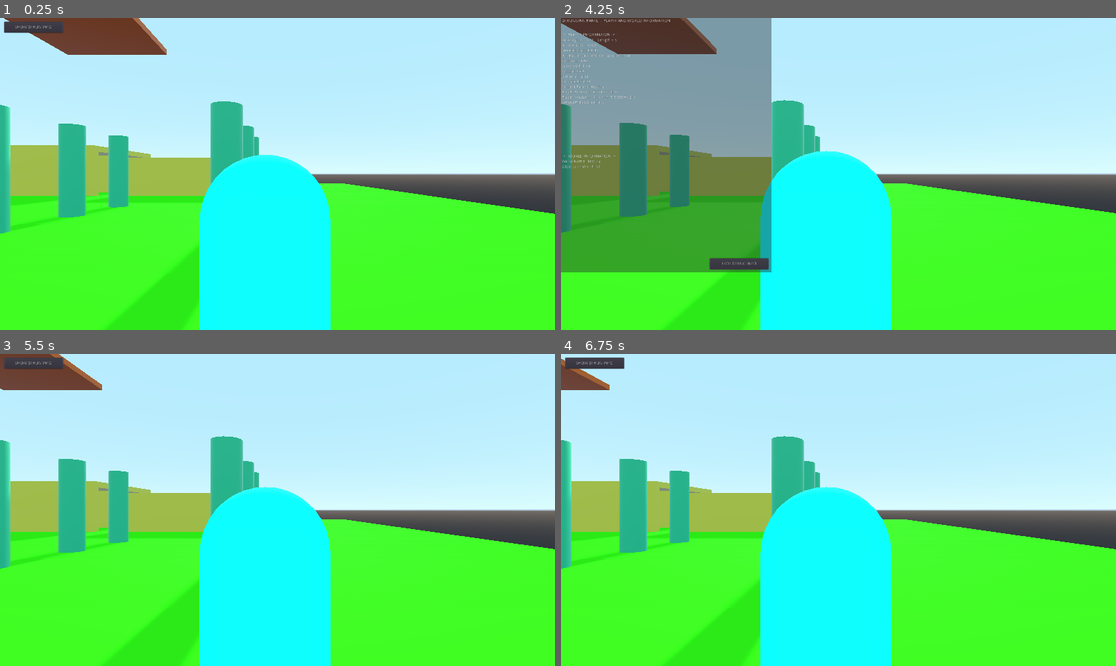
Above: before the commit, frames 1-4 (two rows, left to right).
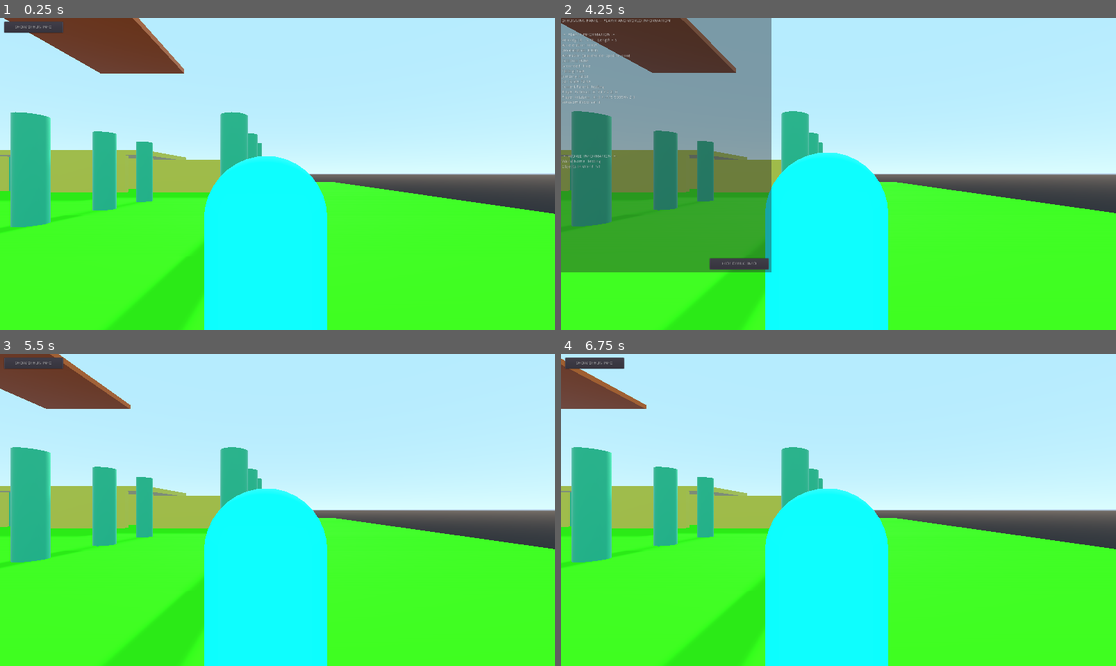
Above: after the commit, the same moments.

Repository: binaryorange/ECC
Game: Godot game, scene res://Testing.tscn
Same seed, same stepped clock (60 frames per second), same inputs: the game is played once before the commit and once after it.
Inputs (mouse positions are in pixels of both pictures, inside the frame that each line leads up to):
- Up to frame 1 (0.25 s): no input
- Up to frame 2 (4.25 s): click "SHOW DEBUG INFO" at 0.5 s; click "HIDE DEBUG INFO" at 1.25 s; click "SHOW DEBUG INFO" at 2 s; click "HIDE DEBUG INFO" at 2.75 s; click "SHOW DEBUG INFO" at 3.5 s
- Up to frame 3 (5.5 s): click "HIDE DEBUG INFO" at 4.25 s; move the mouse to (399, 494) at 5.02 s; hold Mouse wheel up (mouse_zoom_in) from 5.03 s (still down); click (399, 494) at 5.17 s
- Up to frame 4 (6.75 s): move the mouse to (727, 525) at 5.77 s; release Mouse wheel up (mouse_zoom_in) at 5.78 s; tap Mouse wheel down (mouse_zoom_out) at 5.85 s; click (727, 525) at 5.92 s; move the mouse to (894, 441) at 6.52 s; hold Mouse wheel up (mouse_zoom_in) from 6.53 s (still down); click (894, 441) at 6.67 s

The runs differ from the first frame. In frame 1, 9.7% of the frame differs, in the area x 0-66%, y 10-100%; in frame 2, 9.6%; in frame 3, 9.7%, in the area x 0-83%, y 9-100%; in frame 4, 9.5%.
Error in both runs: Invalid get index 'name' (on base: 'Nil'). (res://Debug.gd:35)

Commit message:
General Tweakery

Diff:
--- a/ECC_TPController/ECC_TPController.gd
+++ b/ECC_TPController/ECC_TPController.gd
@@ -30,11 +30,14 @@
 # export our minimum camera distance
 export (float) var MinViewCamDistance = 1.0
 
-# export our clip offset multiplier
-export (float) var ClipOffsetMultiplier = 1.075
-
-# export our view cam distance modifier
-export (float) var ViewCamDistanceModifier = 1.05
+# export our clip cam z adjuster
+export (float) var ClipCamZAdjuster = 3
+
+# export our view cam offset adjuster
+export (float) var ViewCamZAdjuster = 1
+
+# export our clip distance adjuster
+export (float) var ClipDistanceAdjuster = 2
 
 # allow the user to choose if there's a follow delay or not
 export (bool) var EnableFollowDelay = false
@@ -91,7 +94,6 @@
 var distance = 0.0
 var new_distance = 0.0
 var clip_offset = 0.0
-var new_clip = -1
 
 var view_cam_z = 0
 
@@ -116,9 +118,9 @@
 	# set raycaster as toplevel
 	$ConfinedSpaceCheck.set_as_toplevel(true)
 
+	# store the position offset of the raycast node
 	raycast_offset = $ConfinedSpaceCheck.global_transform.origin - player.global_transform.origin
 
-	# store the position offset of the raycast node
 
 	# store the offset of the gimbal relative to its parent node
 	gimbal_offset = self.transform.origin - player.transform.origin
@@ -137,8 +139,12 @@
 	print("Max Zoom Level set to " + str(max_zoom_level))
 
 	# set the default zoom level of the cameras
-	clip_cam.transform.origin.z = zooms[0]
-	view_cam.transform.origin.z -= ViewCamDistanceModifier
+
+	# set the clip camera to be one unit BEHIND of the zoom marker
+	clip_cam.transform.origin.z = zooms[0] + ClipCamZAdjuster
+
+	# set the view camera to be one unit AHEAD of the zoom marker
+	view_cam.transform.origin.z = zooms[0] - ViewCamZAdjuster
 
 	# set the viewcam z
 	view_cam_z = view_cam.transform.origin.z
@@ -159,7 +165,9 @@
 	$ZoomTimer.wait_time = ZoomDelay
 
 	new_lerp_weight = CameraSmoothing
-	distance = zooms[0]
+
+	# set the default distance
+	distance = view_cam_z
 
 # Called every frame. 'delta' is the elapsed time since the previous frame.
 func _physics_process(delta):
@@ -229,7 +237,7 @@
 		self.global_transform.origin = player.global_transform.origin + gimbal_offset
 
 	# position the clip cam
-	clip_cam.transform.origin.z = zooms[zoom]
+	clip_cam.transform.origin.z = zooms[zoom] + ClipCamZAdjuster
 
 
 func _rotate_camera(delta):
@@ -277,28 +285,29 @@
 	if can_clip:
 
 		# set the new distance
-		new_distance = zooms[zoom] - ViewCamDistanceModifier - clip_offset + new_clip * ClipOffsetMultiplier
+		new_distance = zooms[zoom] - ViewCamZAdjuster - clip_offset - ClipDistanceAdjuster
 
 		# check the new distance. If it is less than the current distance, immediately clip to the new distance
 		if new_distance < view_cam_z:
 			view_cam_z = new_distance
 	else:
 		# set the new distance
-		new_distance = zooms[zoom] - ViewCamDistanceModifier - clip_offset + new_clip * ClipOffsetMultiplier
+		new_distance = zooms[zoom] - ViewCamZAdjuster - clip_offset - ClipDistanceAdjuster
 
 		# lerp the camera backwards with the clip offset in mind because there *IS* a collision, it's just
 		# not registering yet but we know it will
 		if clipping and new_distance >= view_cam_z:
 
 			# set distance with clip offset in mind
-			distance = zooms[zoom] - ViewCamDistanceModifier - clip_offset + new_clip * ClipOffsetMultiplier
+			distance = new_distance
+
 		elif clipping and stickInput.length() == 0 and player_input == 0:
 			# we are not rotating the camera or moving the player, and we're still clipping to something,
 			# so show the player by snapping the camera forward again
-			view_cam_z = zooms[zoom] - ViewCamDistanceModifier - clip_offset + new_clip * ClipOffsetMultiplier
+			view_cam_z = zooms[zoom] - ViewCamZAdjuster - clip_offset - ClipDistanceAdjuster
 		else:
 			# no collision at all, so set the camera to the correct distance
-			distance = zooms[zoom] - ViewCamDistanceModifier
+			distance = zooms[zoom] - ViewCamZAdjuster
 
 	# ensure the camera doesn't go past its distance minimum
 	if view_cam_z <= MinViewCamDistance:
@@ -309,7 +318,6 @@
 
 	# set the camera
 	view_cam.transform.origin.z = view_cam_z
-
 
 # check for confined spaces
 func _confined_space_check():
@@ -387,6 +395,8 @@
 			else:
 				zoom += amount
 
+	print(clip_cam.transform.origin.z)
+
 # this tells us when the camera can clip against walls or other occluding objects
 func _on_CanClipDetector_body_entered(body):
 	if !body.is_in_group("noclip"):
--- a/ECC_TPController/ECC_ThirdPersonController.tscn
+++ b/ECC_TPController/ECC_ThirdPersonController.tscn
@@ -8,7 +8,7 @@
 rings = 8
 
 [sub_resource type="SphereShape" id=2]
-radius = 2.0
+radius = 3.0
 
 [sub_resource type="SphereMesh" id=3]
 
@@ -54,9 +54,8 @@
 [node name="ViewCamera" type="Camera" parent="X Gimbal" groups=[
 "noclip",
 ]]
-transform = Transform( 1, 0, 0, 0, 1, 0, 0, 0, 1, 0, 0, 6 )
+transform = Transform( 1, 0, 0, 0, 1, 0, 0, 0, 1, 0, 0, 5 )
 current = true
-fov = 60.0
 near = 0.01
 far = 500.0
 __meta__ = {
@@ -70,7 +69,7 @@
 [node name="CanClipDetector" type="Area" parent="X Gimbal/ViewCamera" groups=[
 "noclip",
 ]]
-transform = Transform( 1, 0, 0, 0, 0.999999, 0, 0, 0, 0.999999, 0, 0, 0 )
+transform = Transform( 1, 0, 0, 0, 0.999999, 0, 0, 0, 0.999999, 0, 0, 1.5 )
 input_ray_pickable = false
 
 [node name="CollisionShape" type="CollisionShape" parent="X Gimbal/ViewCamera/CanClipDetector" groups=[
@@ -79,7 +78,7 @@
 shape = SubResource( 2 )
 
 [node name="DebugHelper" type="MeshInstance" parent="X Gimbal/ViewCamera/CanClipDetector/CollisionShape"]
-transform = Transform( 2, 0, 0, 0, 2, 0, 0, 0, 2, 0, 0, 0 )
+transform = Transform( 3, 0, 0, 0, 3, 0, 0, 0, 3, 0, 0, 0 )
 mesh = SubResource( 3 )
 material/0 = SubResource( 4 )
 
@@ -100,17 +99,17 @@
 [node name="Zoom1" type="Position3D" parent="X Gimbal/ClipCameraTarget/ZoomMarkers" groups=[
 "noclip",
 ]]
-transform = Transform( 1, 0, 0, 0, 1, 0, 0, 0, 1, 0, 0, 6 )
+transform = Transform( 1, 0, 0, 0, 1, 0, 0, 0, 1, 0, 0, 5 )
 
 [node name="Zoom2" type="Position3D" parent="X Gimbal/ClipCameraTarget/ZoomMarkers" groups=[
 "noclip",
 ]]
-transform = Transform( 1, 0, 0, 0, 1, 0, 0, 0, 1, 0, 0, 12 )
+transform = Transform( 1, 0, 0, 0, 1, 0, 0, 0, 1, 0, 0, 10 )
 
 [node name="Zoom3" type="Position3D" parent="X Gimbal/ClipCameraTarget/ZoomMarkers" groups=[
 "noclip",
 ]]
-transform = Transform( 1, 0, 0, 0, 1, 0, 0, 0, 1, 0, 0, 18 )
+transform = Transform( 1, 0, 0, 0, 1, 0, 0, 0, 1, 0, 0, 15 )
 
 [node name="ZoomTimer" type="Timer" parent="." groups=[
 "noclip",
--- a/Testing.tscn
+++ b/Testing.tscn
@@ -51,18 +51,22 @@
 EnableSlide = false
 FollowCamera = NodePath("../ECC_ThirdPerson")
 
+[node name="Camera" type="Camera" parent="TestPlayer"]
+transform = Transform( -1.62921e-07, 0.173648, -0.984808, 0, 0.984808, 0.173648, 1, 2.82909e-08, -1.60446e-07, -20.787, 5, 0 )
+
 [node name="ECC_ThirdPerson" parent="." instance=ExtResource( 5 )]
 transform = Transform( -1, 0, 3.25841e-07, 0, 1, 0, -3.25841e-07, 0, -1, -74.1859, 3.7889, 0.250013 )
 ClipCameraException = NodePath("../TestPlayer")
 CollisionRadius = 3.0
-ClipOffsetMultiplier = 1.0
-ViewCamDistanceModifier = 1.5
+MaxCameraAngle = 45.0
+MinCameraAngle = -50.0
+MinViewCamDistance = 0.5
+ClipCamZAdjuster = 1.0
+ViewCamZAdjuster = 1.0
+ClipDistanceAdjuster = 0.0
 EnableFollowDelay = true
 ZoomDelay = 0.25
 MinConfinedSpaceDistance = 0.5
-
-[node name="DebugHelper" parent="ECC_ThirdPerson/X Gimbal/ViewCamera/CanClipDetector/CollisionShape" index="0"]
-visible = false
 
 [node name="ClippedCamera" parent="ECC_ThirdPerson/X Gimbal/ClipCameraTarget" index="0"]
 near = 0.01
@@ -618,7 +622,7 @@
 shape = SubResource( 6 )
 
 [node name="ThinWall4" type="MeshInstance" parent="Low"]
-transform = Transform( -4.37114e-07, 3.10588e-22, 10, 1.42109e-13, 0.5, 0, -10, 7.10543e-15, -4.37114e-07, -33.4613, 8, 51.0387 )
+transform = Transform( -2.26082e-06, 1.60641e-21, 51.7216, 1.42109e-13, 0.5, 0, -10, 7.10543e-15, -4.37114e-07, 4.09091, 8, 51.0387 )
 mesh = SubResource( 5 )
 material/0 = null
 __meta__ = {
@@ -686,6 +690,8 @@
 [node name="CollisionShape" type="CollisionShape" parent="Low2/ThinWall4/Ceiling"]
 shape = SubResource( 6 )
 
+[editable path="TestPlayer"]
+
 [editable path="ECC_ThirdPerson"]
 
 [editable path="MovingPlatform"]
